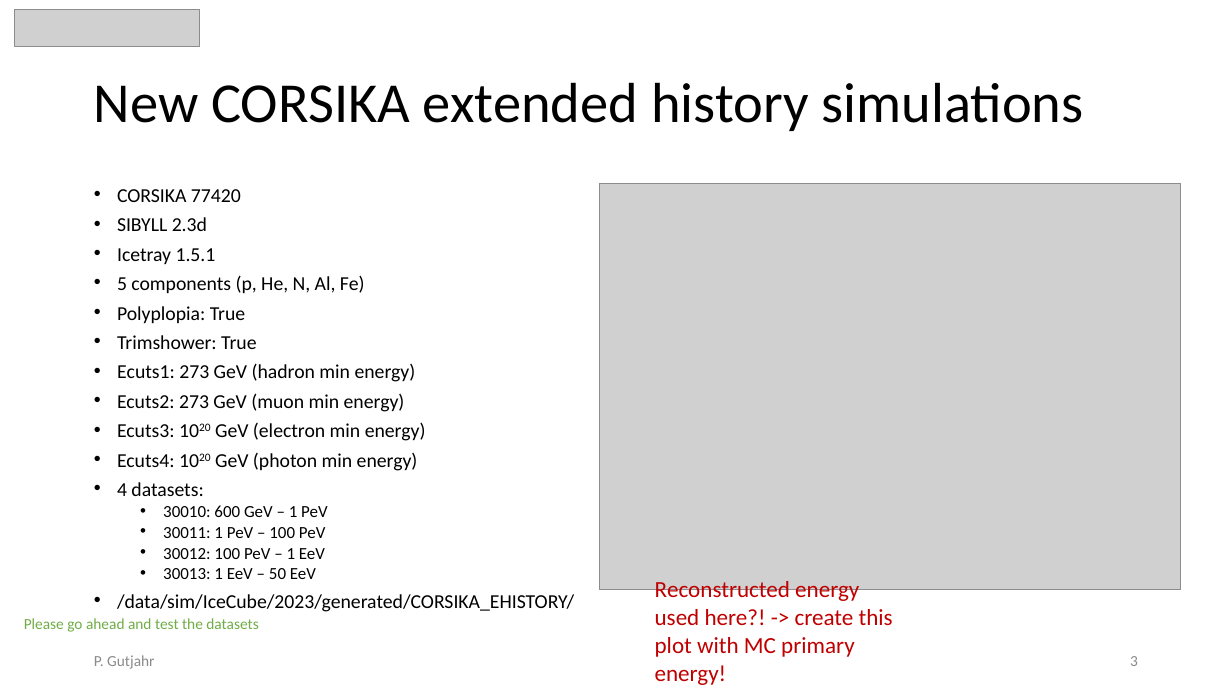
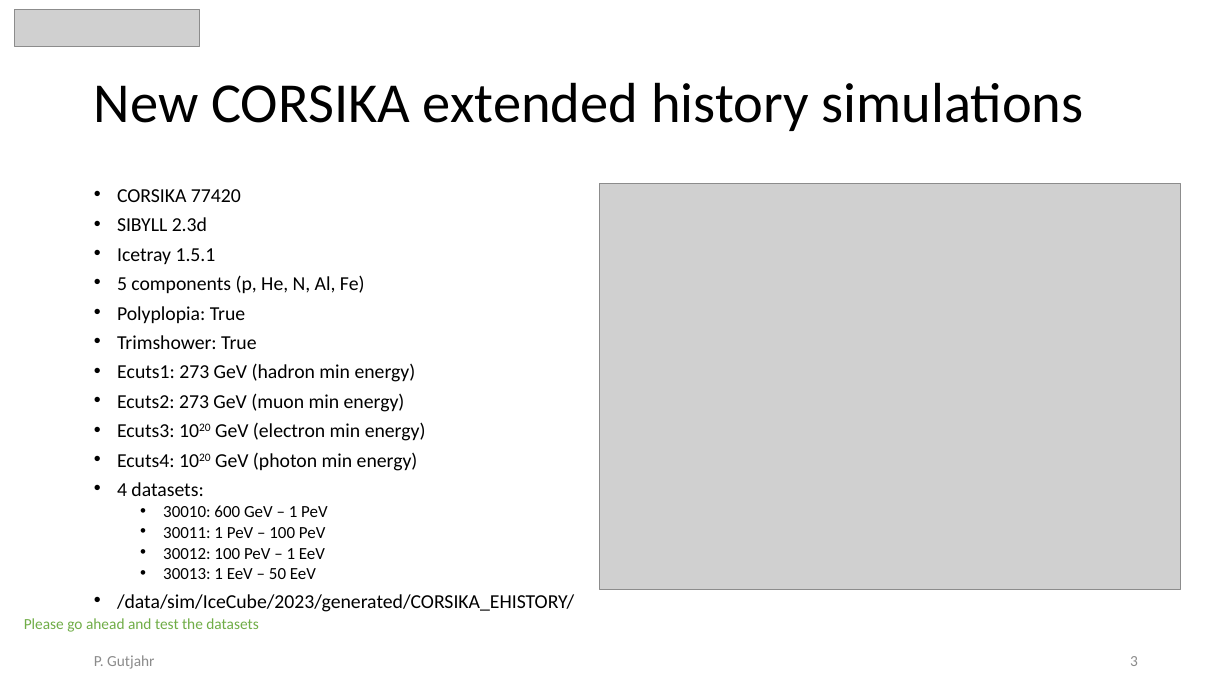
Before and after one commit to pascalgutjahr/presentations, a slide deck: slide 3 of cr_group/cr_call_2023_09_22.pptx. Drawn at 1232x693 pixels with LibreOffice and Linux fonts; fonts in the diff are those of the drawing; grey boxes stand for pictures. Boxes give left, top, right and bottom in pixels: in the first picture for what was removed or moved away, otherwise in the second. Text is boxed around its words. In the diff, an @@ line names an element or a change of style, - is before the commit and + after.

```diff
--- a/cr_group/cr_call_2023_09_22.pptx
+++ b/cr_group/cr_call_2023_09_22.pptx
@@ text removed at bbox=[655, 581, 893, 685] @@
-Reconstructed energy used here?! -> create this plot with MC primary energy!
```
Also in this commit, not shown: 9 other slides changed, 4 slides added, 1 slide removed.
